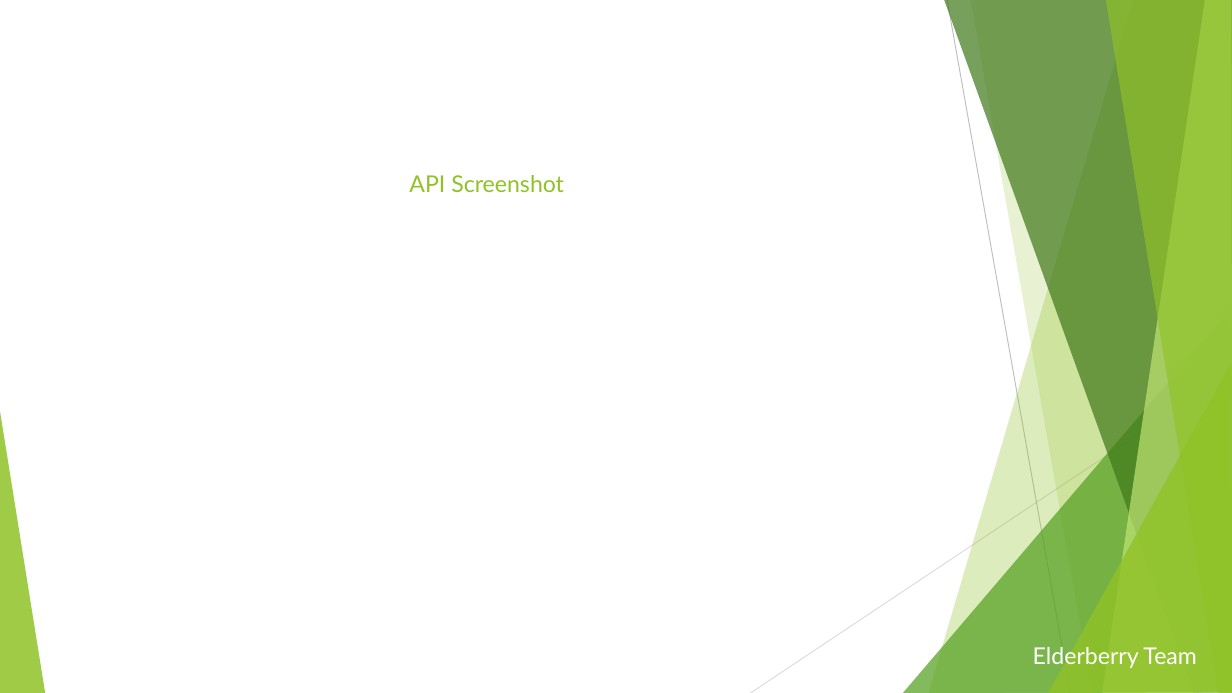
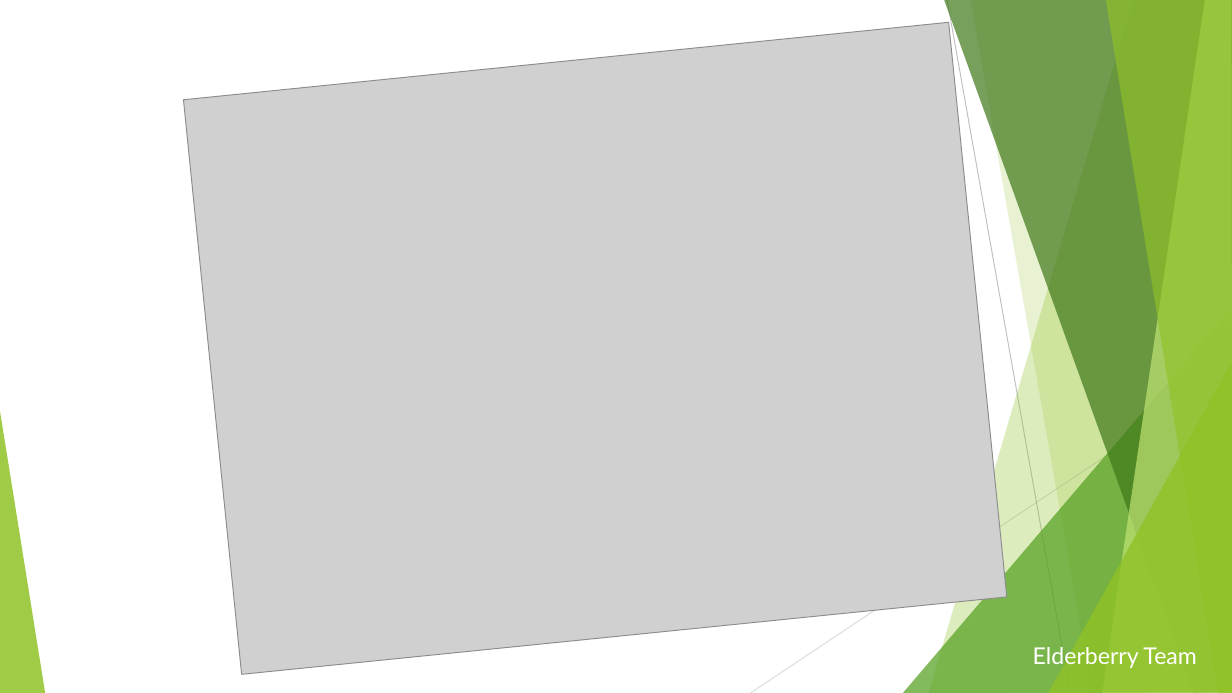
Before and after one commit to DimitarSD/ElderberryTeam, a slide deck: slide 3 of Elderberry Team - Presentation.pptx. Drawn at 1232x693 pixels with LibreOffice and Linux fonts; fonts in the diff are those of the drawing; grey boxes stand for pictures. Boxes give left, top, right and bottom in pixels: in the first picture for what was removed or moved away, otherwise in the second. Text is boxed around its words. In the diff, an @@ line names an element or a change of style, - is before the commit and + after.

```diff
--- a/Elderberry Team - Presentation.pptx
+++ b/Elderberry Team - Presentation.pptx
@@ picture added at box(184, 22, 1007, 674) @@
@@ text removed at box(409, 175, 564, 192) @@
-API Screenshot
```
Also in this commit, not shown: 1 slide added.
